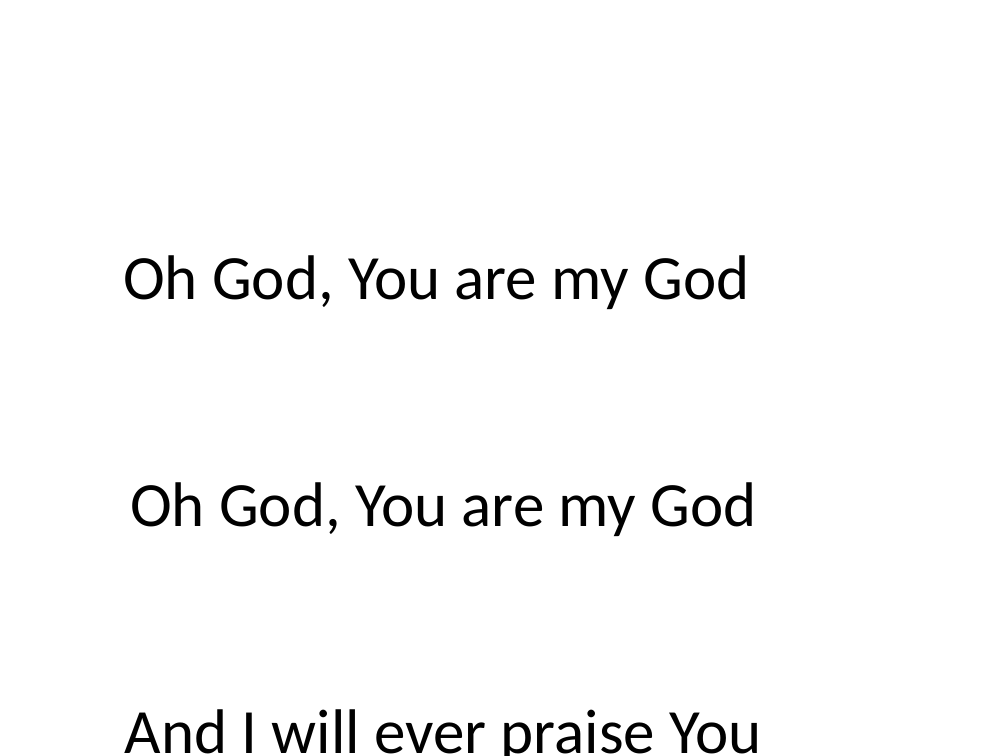
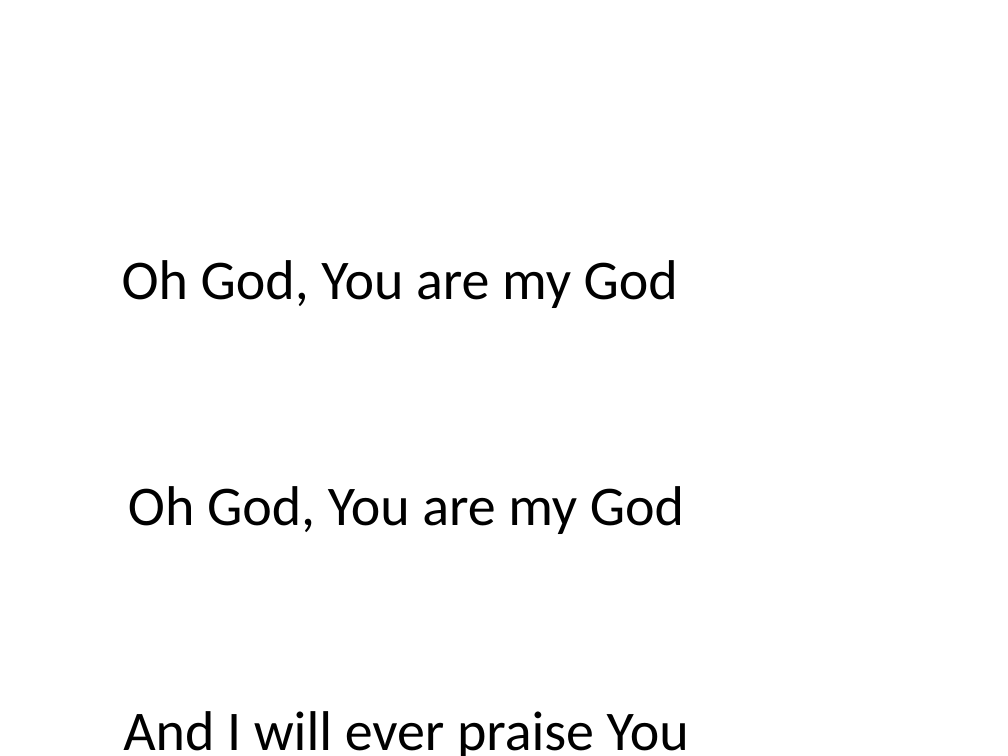
Before and after one commit to mightmay/songpptcreator, a slide deck: slide 5 of finishedppt/WorshipSongs.pptx (slide 7 before the commit). Drawn at 1008x756 pixels with LibreOffice and Linux fonts; fonts in the diff are those of the drawing. Boxes give left, top, right and bottom in pixels: in the first picture for what was removed or moved away, otherwise in the second. Text is boxed around its words. In the diff, an @@ line names an element or a change of style, - is before the commit and + after.

```diff
--- a/finishedppt/WorshipSongs.pptx
+++ b/finishedppt/WorshipSongs.pptx
@@ text "Oh God, You are my ..." at bbox=[122, 260, 689, 756]: size 45 to 40 pt; line spacing 162pt to 161pt @@
```
Also in this commit, not shown: 5 other slides changed, 25 slides added, 8 slides removed, 5 other files.
